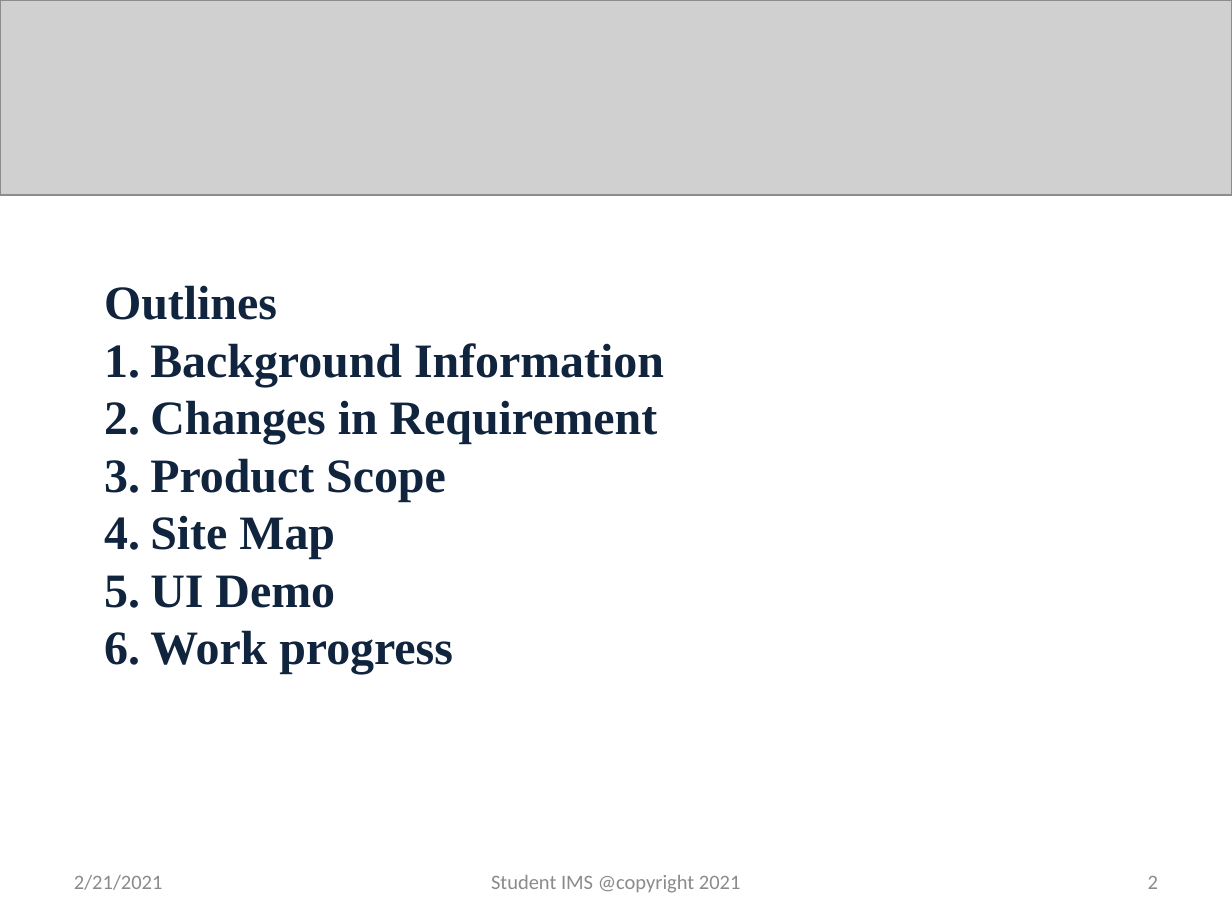
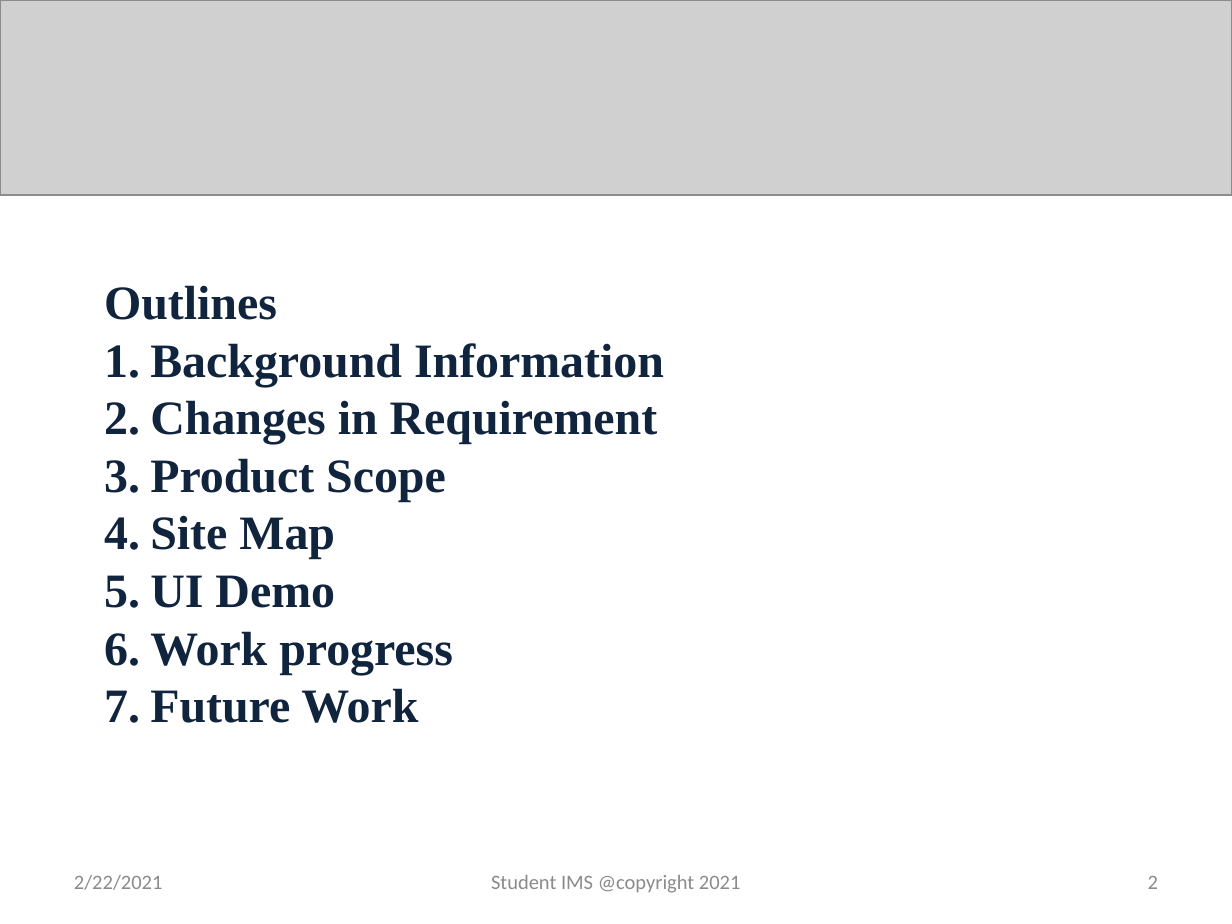
Before and after one commit to github-rinzin/documentation, a slide deck: slide 2 of fifth_review.pptx. Drawn at 1232x924 pixels with LibreOffice and Linux fonts; fonts in the diff are those of the drawing; grey boxes stand for pictures. Boxes give left, top, right and bottom in pixels: in the first picture for what was removed or moved away, otherwise in the second. Text is boxed around its words. In the diff, an @@ line names an element or a change of style, - is before the commit and + after.

```diff
--- a/fifth_review.pptx
+++ b/fifth_review.pptx
@@ text at [150,688,418,723]: paragraph added @@
+7. Future Work
@@ text at [74,875,163,890]: text changed @@
-2/21/2021
+2/22/2021
```
Also in this commit, not shown: 8 other slides changed.
